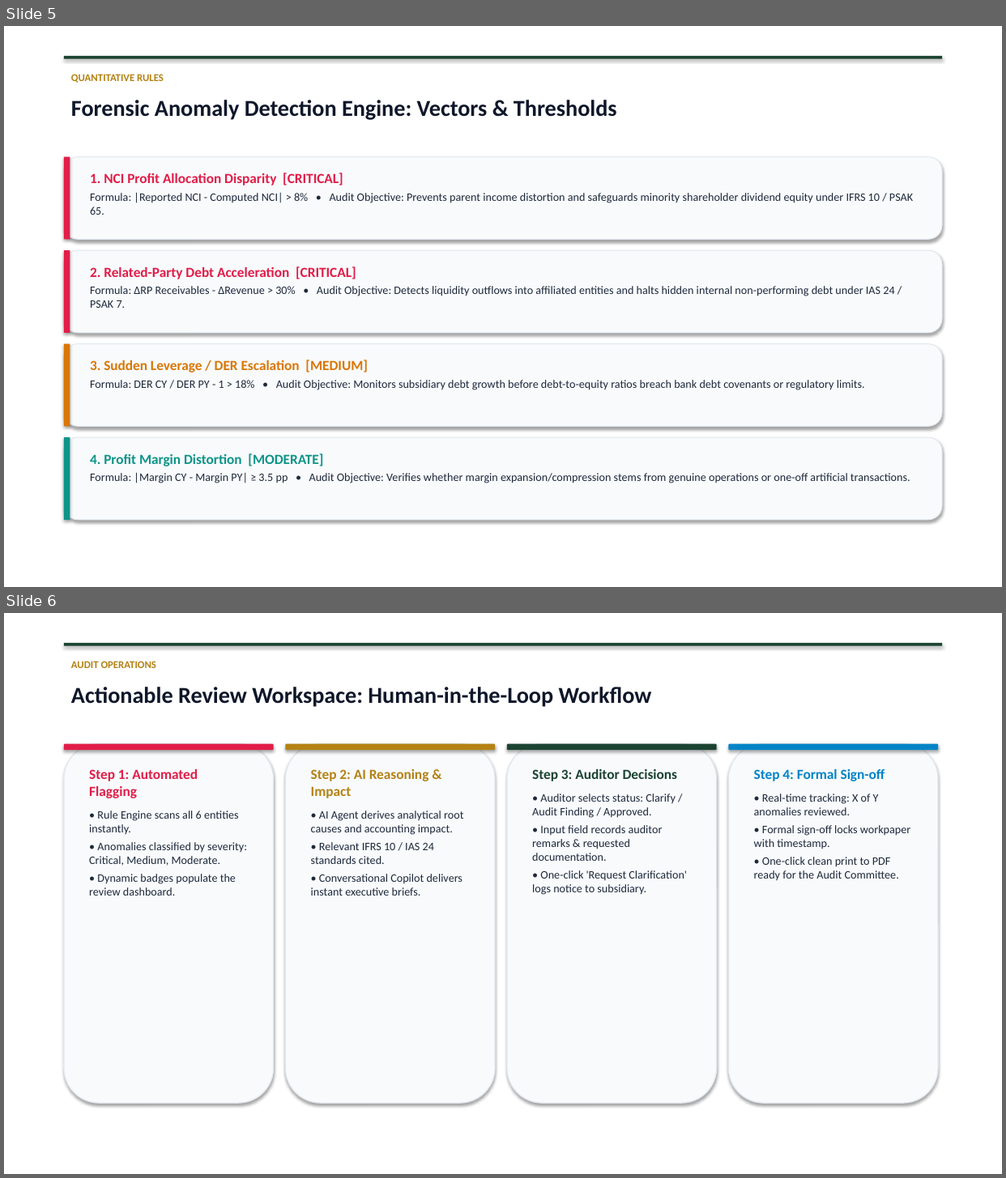
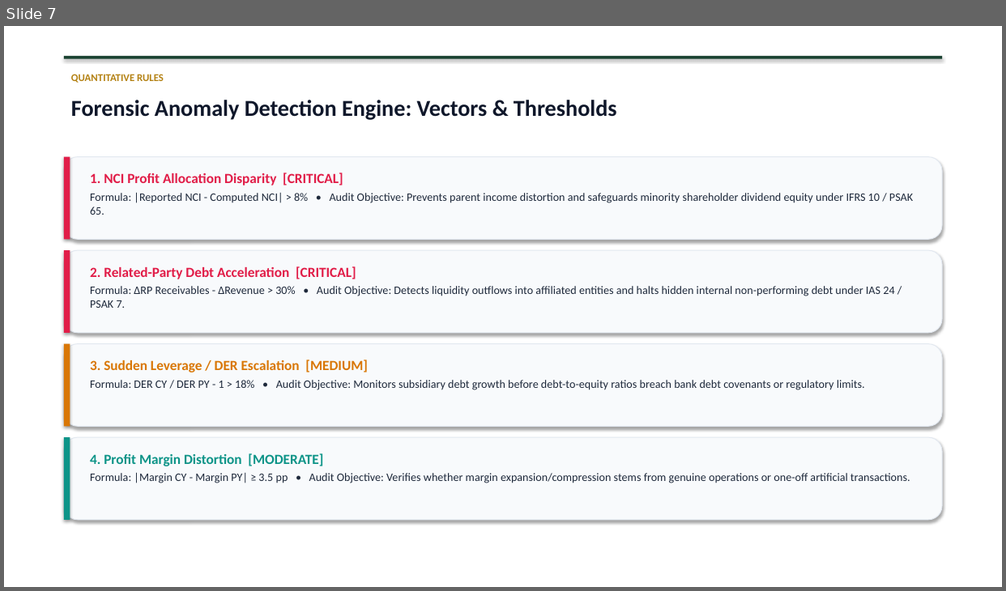
Before and after one commit to farahqoonitaa/poc-for-ai-agent, a slide deck: Konsolidasi_Analyzer_Solution_Architecture.pptx. Shown one above the other, each under a label of ours: slides 5 and 6 before the commit, slide 7 after it. The pictures are 1006x1178 and 1006x591 pixels, drawn with LibreOffice and Linux fonts; fonts in the diff are those of the drawing. Boxes give left, top, right and bottom in pixels: in the first picture for what was removed or moved away, otherwise in the second. Text is boxed around its words. In the diff, an @@ line names an element or a change of style, - is before the commit and + after.

Commit message:
feat: Add live tool output and dashboard findings slides to PPTX

```diff
--- a/Konsolidasi_Analyzer_Solution_Architecture.pptx
+++ b/Konsolidasi_Analyzer_Solution_Architecture.pptx
@@ slide 6 removed at (x1=4, y1=613, x2=1002, y2=1174), background #FFFFFF @@
@@ rectangle removed at (x1=4, y1=613, x2=1002, y2=1174) @@
@@ rectangle removed at (x1=64, y1=643, x2=942, y2=646) @@
@@ text removed at (x1=71, y1=661, x2=157, y2=668) @@
-AUDIT OPERATIONS
@@ text removed at (x1=71, y1=687, x2=652, y2=707) @@
-Actionable Review Workspace: Human-in-the-Loop Workflow
@@ rounded rectangle removed at (x1=64, y1=744, x2=274, y2=1103) @@
@@ rounded rectangle removed at (x1=64, y1=744, x2=274, y2=750) @@
@@ rounded rectangle removed at (x1=286, y1=744, x2=495, y2=1103) @@
@@ rounded rectangle removed at (x1=286, y1=744, x2=495, y2=750) @@
@@ rounded rectangle removed at (x1=507, y1=744, x2=717, y2=1103) @@
@@ rounded rectangle removed at (x1=507, y1=744, x2=717, y2=750) @@
@@ rounded rectangle removed at (x1=729, y1=744, x2=938, y2=1103) @@
@@ rounded rectangle removed at (x1=729, y1=744, x2=938, y2=750) @@
@@ text removed at (x1=89, y1=769, x2=247, y2=896) @@
-Step 1: Automated Flagging
-• Rule Engine scans all 6 entities instantly.
-• Anomalies classified by severity: Critical, Medium, Moderate.
-• Dynamic badges populate the review dashboard.
@@ text removed at (x1=311, y1=769, x2=463, y2=896) @@
-Step 2: AI Reasoning & Impact
-• AI Agent derives analytical root causes and accounting impact.
-• Relevant IFRS 10 / IAS 24 standards cited.
-• Conversational Copilot delivers instant executive briefs.
@@ text removed at (x1=532, y1=769, x2=687, y2=895) @@
-Step 3: Auditor Decisions
-• Auditor selects status: Clarify / Audit Finding / Approved.
-• Input field records auditor remarks & requested documentation.
-• One-click 'Request Clarification' logs notice to subsidiary.
@@ text removed at (x1=754, y1=769, x2=910, y2=881) @@
-Step 4: Formal Sign-off
-• Real-time tracking: X of Y anomalies reviewed.
-• Formal sign-off locks workpaper with timestamp.
-• One-click clean print to PDF ready for the Audit Committee.
@@ what was slide 5 is now slide 7 @@
```
Also in this commit, not shown: 3 slides changed, 2 slides added, 1 other file.
